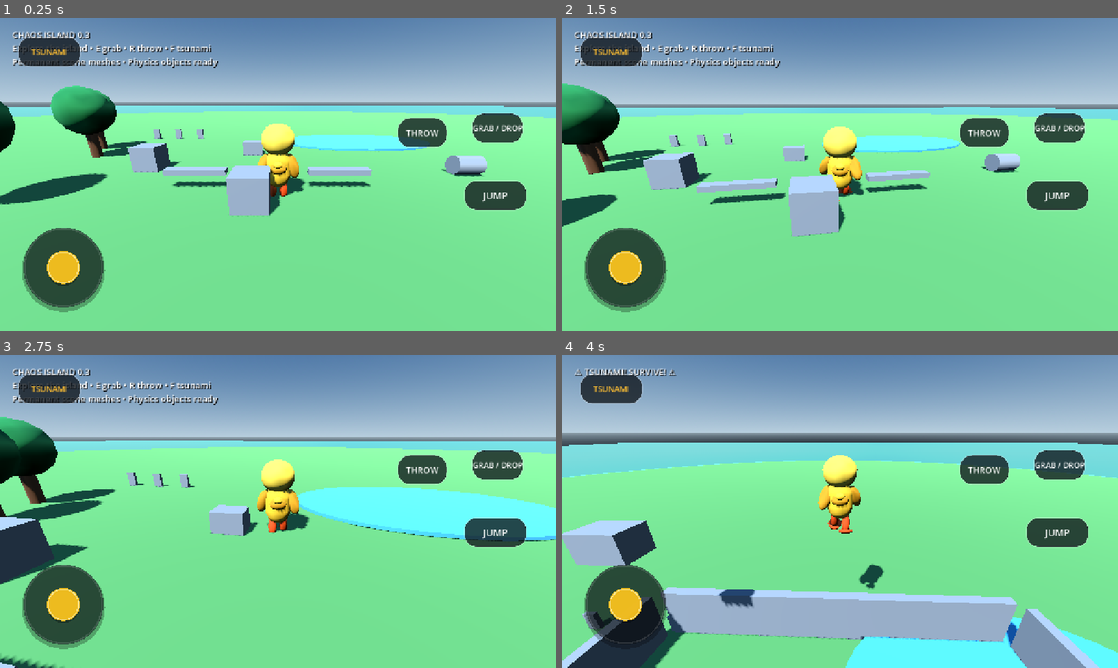
Above: before the commit, frames 1-4 (two rows, left to right).
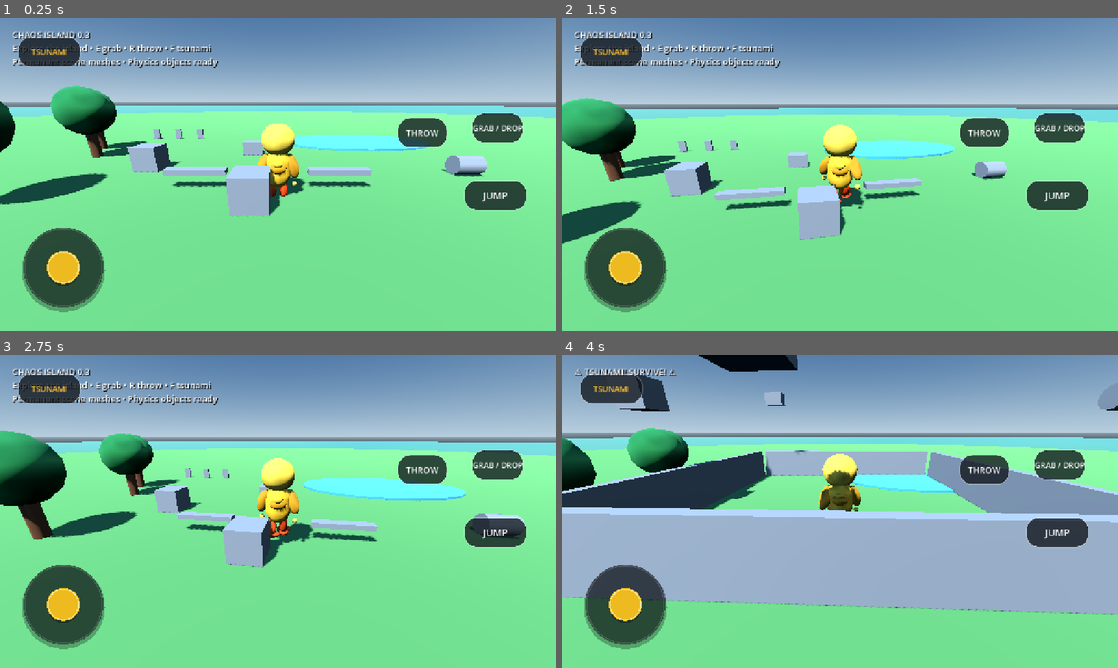
Above: after the commit, the same moments.

Repository: manojoffl-git/chaos-island-build
Game: Godot game, scene res://scenes/Main.tscn
Two runs of this game, one before a commit and one after it. Both use one fixed random seed, a clock stepped at 60 frames per second and the inputs below.
Inputs (mouse positions are in pixels of both pictures, inside the frame that each line leads up to):
- Up to frame 1 (0.25 s): no input
- Up to frame 2 (1.5 s): click "JUMP" at 0.5 s; tap Enter at 1.25 s; move the mouse to (867, 174) at 1.27 s; hold W (move_forward) from 1.28 s (still down); tap E (grab) at 1.35 s; click (867, 174) at 1.42 s
- Up to frame 3 (2.75 s): keep holding W (move_forward); tap Space (jump) at 1.52, 2.27 s; move the mouse to (250, 511) at 2.02 s; tap R (throw) at 2.1 s
- Up to frame 4 (4 s): keep holding W (move_forward); move the mouse to (851, 505) at 2.77 s; tap F at 2.85 s; move the mouse to (834, 517) at 3.52 s; tap E (grab) at 3.6 s; click (834, 517) at 3.67 s; tap Space (jump) at 3.77 s

The runs differ from the first frame. In frame 1, less than 0.1% of the frame differs, in the area x 48-54%, y 45-57%; in frame 2, 11%; in frame 3, 17%; in frame 4, 59%, in the area x 0-100%, y 0-100%.
Error after the commit: Invalid access to property or key 'position' on a base object of type 'null instance'. (res://scripts/player.gd:77)

Commit message:
Improve player rig hierarchy for animation

Diff:
--- a/scenes/Player.tscn
+++ b/scenes/Player.tscn
@@ -93,25 +93,28 @@
 position = Vector3(0, 1.38, -0.28)
 scale = Vector3(0.72, 0.62, 0.38)
 
-[node name="Head" type="MeshInstance3D" parent="CharacterVisual"]
+[node name="HeadRig" type="Node3D" parent="CharacterVisual"]
+position = Vector3(0, 2.48, 0)
+
+[node name="Head" type="MeshInstance3D" parent="CharacterVisual/HeadRig"]
 mesh = SubResource("HeadMesh")
 material_override = SubResource("HeadMat")
-position = Vector3(0, 2.53, -0.02)
+position = Vector3(0, 0.05, -0.02)
 scale = Vector3(1.0, 0.94, 0.98)
 
-[node name="LeftEye" type="MeshInstance3D" parent="CharacterVisual/Head"]
+[node name="LeftEye" type="MeshInstance3D" parent="CharacterVisual/HeadRig/Head"]
 mesh = SubResource("EyeMesh")
 material_override = SubResource("DarkMat")
 position = Vector3(-0.27, 0.13, -0.64)
 scale = Vector3(1.0, 1.25, 0.72)
 
-[node name="RightEye" type="MeshInstance3D" parent="CharacterVisual/Head"]
+[node name="RightEye" type="MeshInstance3D" parent="CharacterVisual/HeadRig/Head"]
 mesh = SubResource("EyeMesh")
 material_override = SubResource("DarkMat")
 position = Vector3(0.27, 0.13, -0.64)
 scale = Vector3(1.0, 1.25, 0.72)
 
-[node name="Beak" type="MeshInstance3D" parent="CharacterVisual/Head"]
+[node name="Beak" type="MeshInstance3D" parent="CharacterVisual/HeadRig/Head"]
 mesh = SubResource("BeakMesh")
 material_override = SubResource("BeakMat")
 position = Vector3(0, -0.08, -0.7)
@@ -128,6 +131,15 @@
 scale = Vector3(0.72, 1.5, 0.62)
 rotation_degrees = Vector3(0, 0, -10)
 
+[node name="LeftHandRig" type="Node3D" parent="CharacterVisual/LeftArm"]
+position = Vector3(0, -0.86, 0)
+
+[node name="LeftHand" type="MeshInstance3D" parent="CharacterVisual/LeftArm/LeftHandRig"]
+mesh = SubResource("EyeMesh")
+material_override = SubResource("HeadMat")
+position = Vector3(0, -0.25, 0)
+scale = Vector3(1.2, 1.15, 1.2)
+
 [node name="RightArm" type="Node3D" parent="CharacterVisual"]
 position = Vector3(0.58, 1.67, 0.0)
 rotation_degrees = Vector3(0, 0, 8)
@@ -139,6 +151,15 @@
 scale = Vector3(0.72, 1.5, 0.62)
 rotation_degrees = Vector3(0, 0, 10)
 
+[node name="RightHandRig" type="Node3D" parent="CharacterVisual/RightArm"]
+position = Vector3(0, -0.86, 0)
+
+[node name="RightHand" type="MeshInstance3D" parent="CharacterVisual/RightArm/RightHandRig"]
+mesh = SubResource("EyeMesh")
+material_override = SubResource("HeadMat")
+position = Vector3(0, -0.25, 0)
+scale = Vector3(1.2, 1.15, 1.2)
+
 [node name="LeftLeg" type="Node3D" parent="CharacterVisual"]
 position = Vector3(-0.25, 0.58, 0)
 
@@ -148,10 +169,13 @@
 position = Vector3(0, -0.34, 0)
 scale = Vector3(0.48, 1.15, 0.48)
 
-[node name="Foot" type="MeshInstance3D" parent="CharacterVisual/LeftLeg"]
+[node name="LeftFootRig" type="Node3D" parent="CharacterVisual/LeftLeg"]
+position = Vector3(0, -0.75, 0)
+
+[node name="Foot" type="MeshInstance3D" parent="CharacterVisual/LeftLeg/LeftFootRig"]
 mesh = SubResource("FootMesh")
 material_override = SubResource("FootMat")
-position = Vector3(0, -0.75, -0.15)
+position = Vector3(0, 0, -0.15)
 scale = Vector3(1.45, 0.62, 1.7)
 
 [node name="RightLeg" type="Node3D" parent="CharacterVisual"]
@@ -163,25 +187,32 @@
 position = Vector3(0, -0.34, 0)
 scale = Vector3(0.48, 1.15, 0.48)
 
-[node name="Foot" type="MeshInstance3D" parent="CharacterVisual/RightLeg"]
+[node name="RightFootRig" type="Node3D" parent="CharacterVisual/RightLeg"]
+position = Vector3(0, -0.75, 0)
+
+[node name="Foot" type="MeshInstance3D" parent="CharacterVisual/RightLeg/RightFootRig"]
 mesh = SubResource("FootMesh")
 material_override = SubResource("FootMat")
-position = Vector3(0, -0.75, -0.15)
+position = Vector3(0, 0, -0.15)
 scale = Vector3(1.45, 0.62, 1.7)
 
-[node name="Tail" type="MeshInstance3D" parent="CharacterVisual"]
+[node name="TailRig" type="Node3D" parent="CharacterVisual"]
+position = Vector3(0, 1.42, 0.45)
+rotation_degrees = Vector3(-8, 0, 0)
+
+[node name="Tail" type="MeshInstance3D" parent="CharacterVisual/TailRig"]
 mesh = SubResource("TailMesh")
 material_override = SubResource("WingMat")
-position = Vector3(0, 1.42, 0.53)
+position = Vector3(0, 0, 0.08)
 scale = Vector3(1.25, 0.85, 0.8)
-rotation_degrees = Vector3(-18, 0, 0)
-
-[node name="TailTip" type="MeshInstance3D" parent="CharacterVisual"]
+rotation_degrees = Vector3(-10, 0, 0)
+
+[node name="TailTip" type="MeshInstance3D" parent="CharacterVisual/TailRig"]
 mesh = SubResource("TailMesh")
 material_override = SubResource("BodyMat")
-position = Vector3(0, 1.63, 0.7)
+position = Vector3(0, 0.2, 0.25)
 scale = Vector3(0.72, 0.5, 0.5)
-rotation_degrees = Vector3(-28, 0, 0)
+rotation_degrees = Vector3(-18, 0, 0)
 
 [node name="Camera" type="Camera3D" parent="."]
 position = Vector3(0, 4, 8.5)
